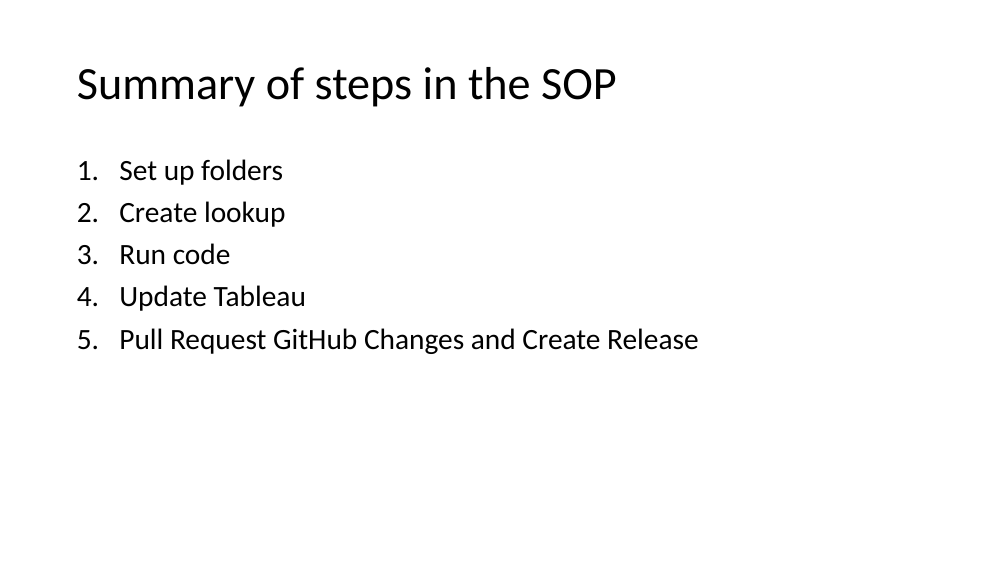
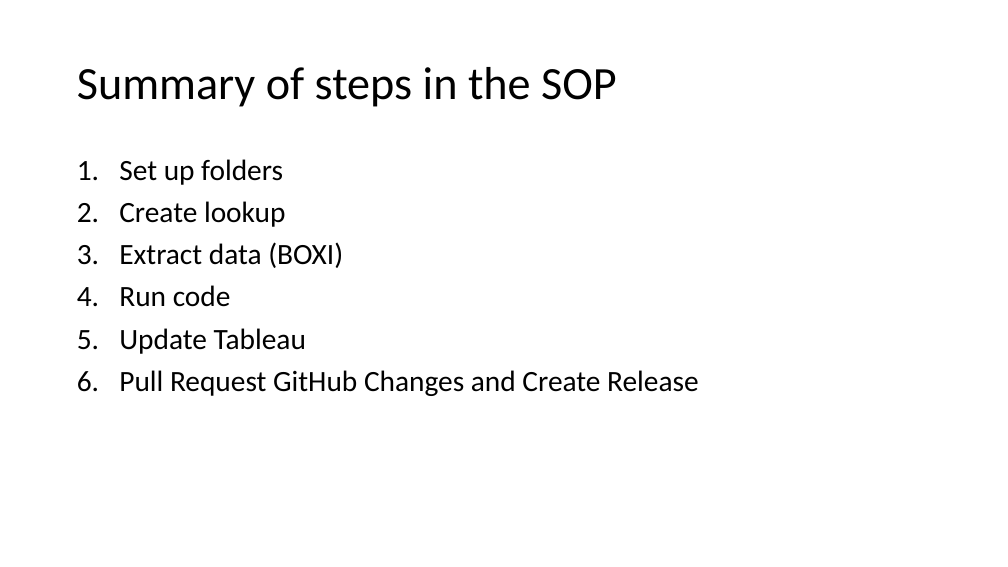
Before and after one commit to Public-Health-Scotland/qpi-dashboard, a slide deck: slide 3 of docs/QPI_dashboard_scripts_workflow.pptx (slide 5 before the commit). Drawn at 1008x567 pixels with LibreOffice and Linux fonts; fonts in the diff are those of the drawing. Boxes give left, top, right and bottom in pixels: in the first picture for what was removed or moved away, otherwise in the second. Text is boxed around its words. In the diff, an @@ line names an element or a change of style, - is before the commit and + after.

Commit message:
Documentation for the Business Objects data flow
Comprehensively overhauled both the SOP (to complete this new version 2) and the scripts workflow diagram, to reflect the changes in process. Changes arising from the migration to: (1) extracting the data ourselves using Business Objects, and (2) aiming to do so annually rather than every three years.

```diff
--- a/docs/QPI_dashboard_scripts_workflow.pptx
+++ b/docs/QPI_dashboard_scripts_workflow.pptx
@@ text at [119, 242, 343, 268]: paragraph added @@
+3. Extract data (BOXI)
```
Also in this commit, not shown: 2 other slides changed, 1 slide removed, 1 other file.
